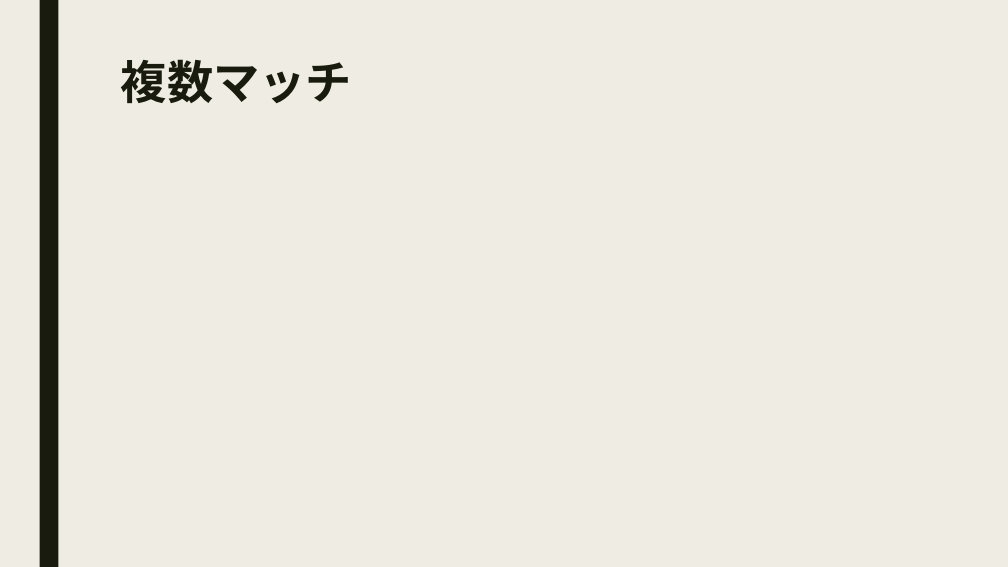
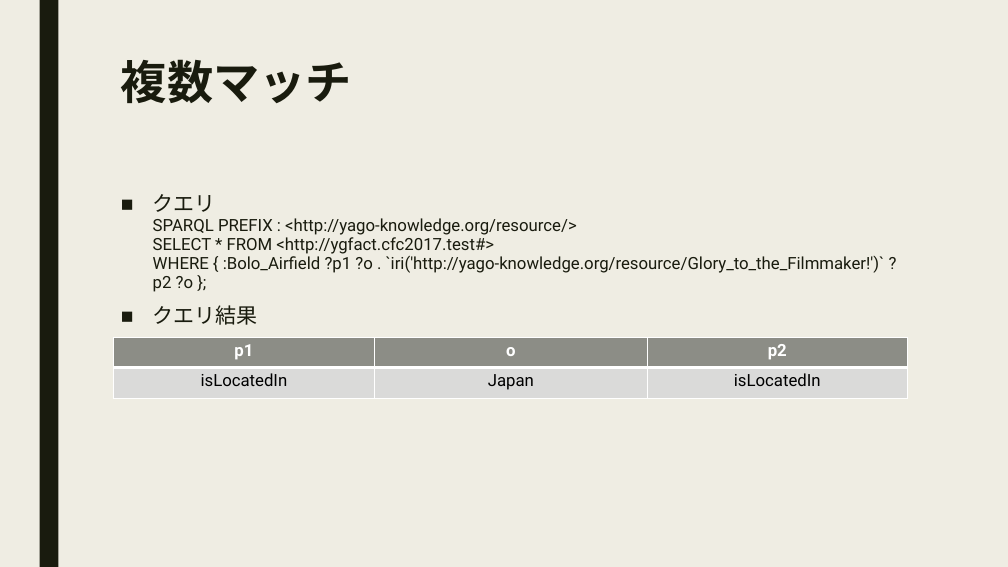
Before and after one commit to zambendorf/cfc2017aug, a slide deck: slide 38 of doc/cfc-20170805a.pptx. Drawn at 1008x567 pixels with LibreOffice and Linux fonts; fonts in the diff are those of the drawing. Boxes give left, top, right and bottom in pixels: in the first picture for what was removed or moved away, otherwise in the second. Text is boxed around its words. In the diff, an @@ line names an element or a change of style, - is before the commit and + after.

```diff
--- a/doc/cfc-20170805a.pptx
+++ b/doc/cfc-20170805a.pptx
@@ text added at box(153, 194, 885, 325), 16 pt, text #191B0E @@
+■ クエリ
+  SPARQL PREFIX : <http://yago-knowledge.org/resource/>
+  SELECT * FROM <http://ygfact.cfc2017.test#>
+  WHERE { :Bolo_Airfield ?p1 ?o . `iri('http://yago-knowledge.org/resource/Glory_to_the_Filmmaker!')` ?p2 ?o };
+■ クエリ結果
@@ table added at box(113, 337, 907, 399), 2 rows, 3 columns @@
+p1 | o | p2
+isLocatedIn | Japan | isLocatedIn
```
Also in this commit, not shown: 9 other slides changed, 7 slides added, 3 slides removed, 4 other files.
